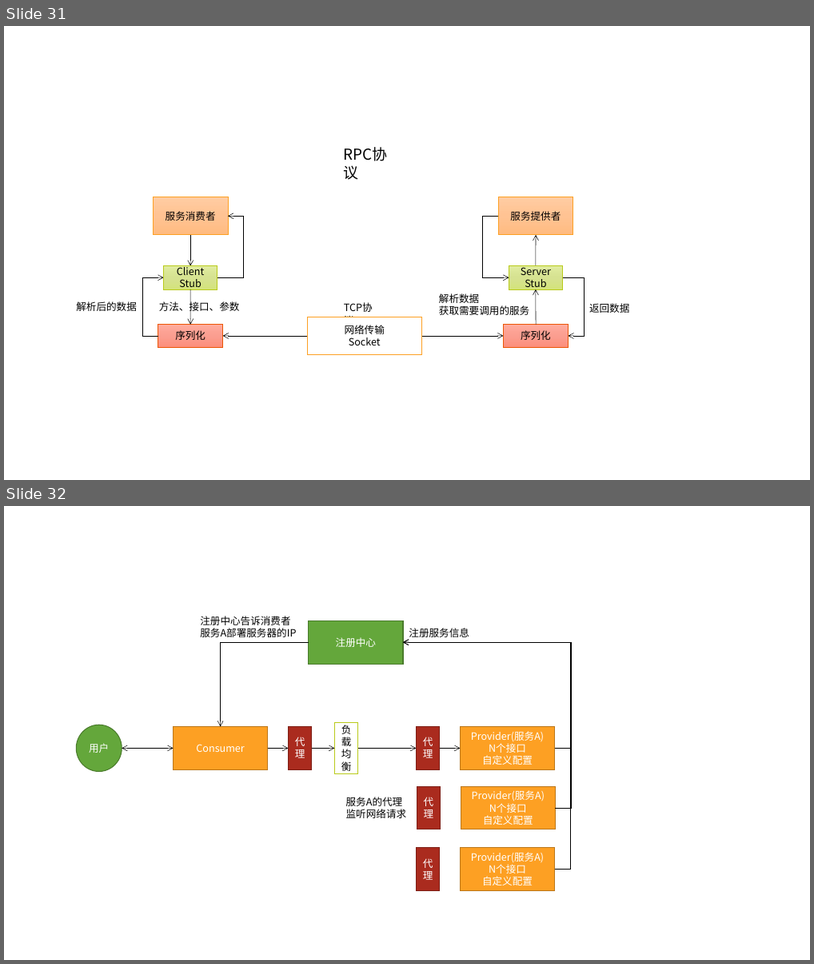
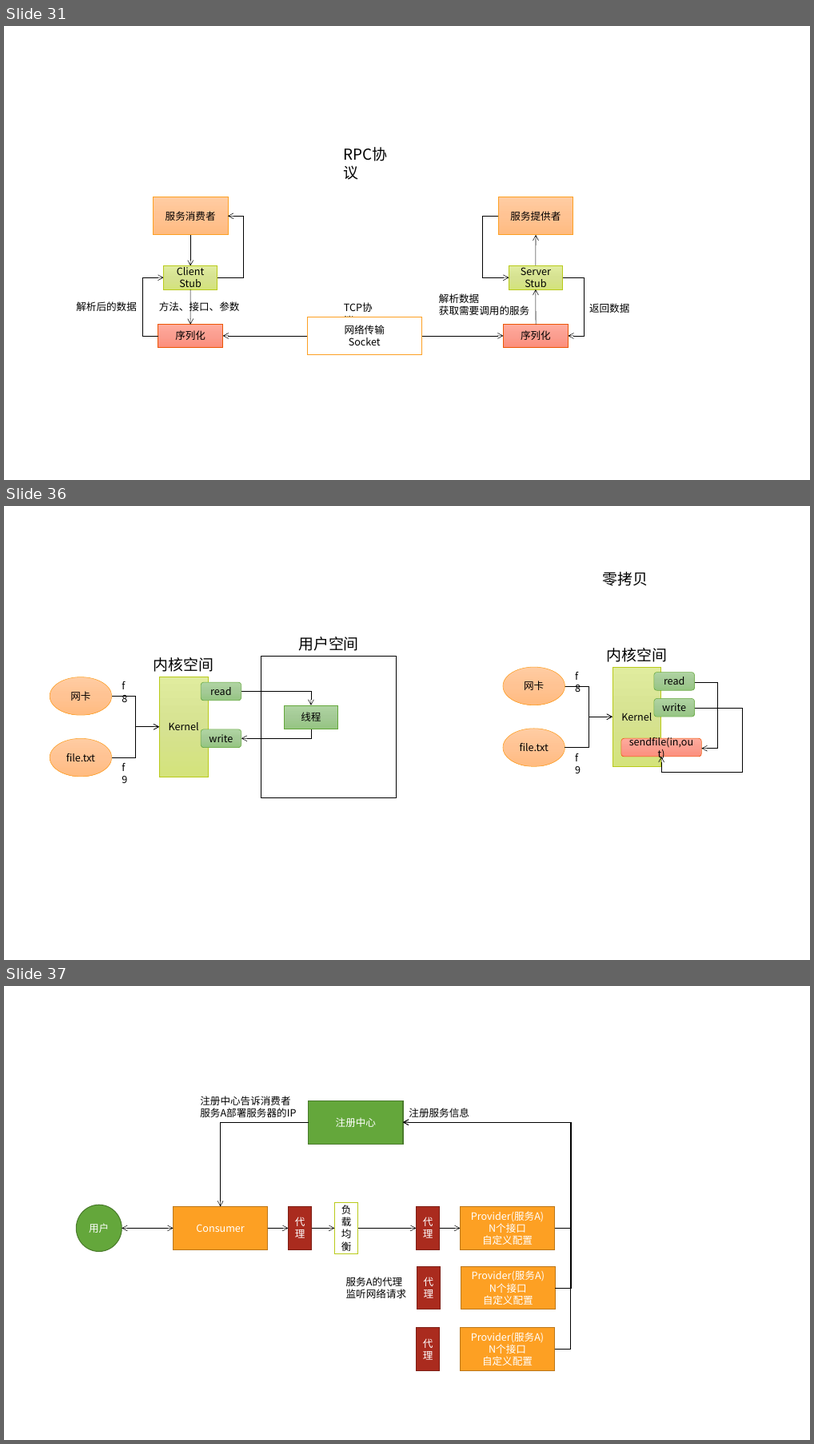
Before and after one commit to rkzlym/keith-book, a slide deck: docs/Image.pptx. Shown one above the other, each under a label of ours: slides 31 and 32 before the commit, slides 31, 36 and 37 after it; the slides between them are not shown. The pictures are 814x964 and 814x1444 pixels, drawn with LibreOffice and Linux fonts; fonts in the diff are those of the drawing. Boxes give left, top, right and bottom in pixels: in the first picture for what was removed or moved away, otherwise in the second. Text is boxed around its words. In the diff, an @@ line names an element or a change of style, - is before the commit and + after.

```diff
--- a/docs/Image.pptx
+++ b/docs/Image.pptx
@@ slide 36 added at (4,506,810,960), background #FFFFFF @@
@@ text added at (602,572,648,586), 18 pt, text #000000 @@
+零拷贝
@@ text added at (298,636,359,651), 18 pt, text #000000 @@
+用户空间
@@ text added at (606,648,667,662), 18 pt, text #000000 @@
+内核空间
@@ text added at (154,657,214,672), 18 pt, text #000000 @@
+内核空间
@@ rectangle added at (262,656,397,797), fill #FFFFFF, outline #000000 1 pt @@
@@ ellipse added at (503,667,566,705), fill gradient #FFCDA3 to #FFC494 to #FFBC81, outline #FDA023 0.5 pt, 12 pt, text #000000 @@
+网卡
@@ text added at (570,667,590,685), 12 pt, text #000000 @@
+f8
@@ rectangle added at (613,667,662,766), fill gradient #E1ED9E to #D6E391 to #D5E47C, outline #B9CA1A 0.5 pt, 12 pt, text #000000 @@
+Kernel
@@ rounded rectangle added at (654,672,695,691), fill gradient #B0D4A3 to #A4CA96 to #95C683, outline #64A73B 0.5 pt, 12 pt, text #000000 @@
+read
@@ ellipse added at (50,677,112,716), fill gradient #FFCDA3 to #FFC494 to #FFBC81, outline #FDA023 0.5 pt, 12 pt, text #000000 @@
+网卡
@@ elbow arrow added from (112, 696) to (159, 727), #000000 0.5 pt @@
@@ text added at (116,677,136,696), 12 pt, text #000000 @@
+f8
@@ rectangle added at (159,677,208,776), fill gradient #E1ED9E to #D6E391 to #D5E47C, outline #B9CA1A 0.5 pt, 12 pt, text #000000 @@
+Kernel
@@ rounded rectangle added at (202,682,242,700), fill gradient #B0D4A3 to #A4CA96 to #95C683, outline #64A73B 0.5 pt, 12 pt, text #000000 @@
+read
@@ elbow arrow added from (242, 691) to (311, 705), #000000 0.5 pt @@
@@ elbow arrow added from (566, 686) to (613, 716), #000000 0.5 pt @@
@@ elbow arrow added from (695, 682) to (702, 748), #000000 0.5 pt @@
@@ rectangle added at (285,705,338,728), fill gradient #B0D4A3 to #A4CA96 to #95C683, outline #64A73B 0.5 pt, 12 pt, text #000000 @@
+线程
@@ elbow arrow added from (566, 748) to (613, 716), #000000 0.5 pt @@
@@ rounded rectangle added at (654,698,695,716), fill gradient #B0D4A3 to #A4CA96 to #95C683, outline #64A73B 0.5 pt, 12 pt, text #000000 @@
+write
@@ elbow arrow added from (695, 708) to (662, 756), #000000 0.5 pt @@
@@ ellipse added at (50,738,112,776), fill gradient #FFCDA3 to #FFC494 to #FFBC81, outline #FDA023 0.5 pt, 12 pt, text #000000 @@
+file.txt
@@ elbow arrow added from (112, 758) to (159, 727), #000000 0.5 pt @@
@@ rounded rectangle added at (202,729,242,748), fill gradient #B0D4A3 to #A4CA96 to #95C683, outline #64A73B 0.5 pt, 12 pt, text #000000 @@
+write
@@ elbow arrow added from (311, 728) to (242, 738), #000000 0.5 pt @@
@@ ellipse added at (503,728,566,766), fill gradient #FFCDA3 to #FFC494 to #FFBC81, outline #FDA023 0.5 pt, 12 pt, text #000000 @@
+file.txt
@@ rounded rectangle added at (622,738,702,756), fill gradient #FFAB9E to #FC9F90 to #FD8E7C, outline #EB5605 0.5 pt, 12 pt, text #000000 @@
+sendfile(in,out)
@@ text added at (116,758,136,776), 12 pt, text #000000 @@
+f9
@@ text added at (570,748,590,766), 12 pt, text #000000 @@
+f9
@@ what was slide 32 is now slide 37 @@
```
Also in this commit, not shown: 4 other slides added, 1 other file.
